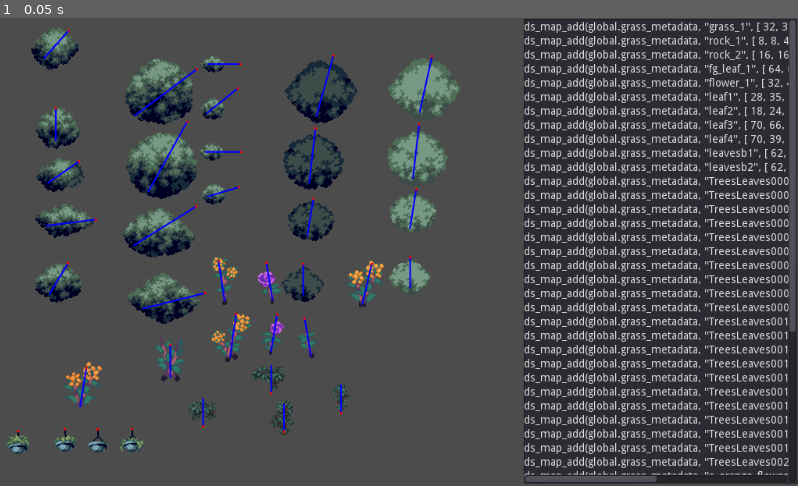
Above: before the commit, frame 1.
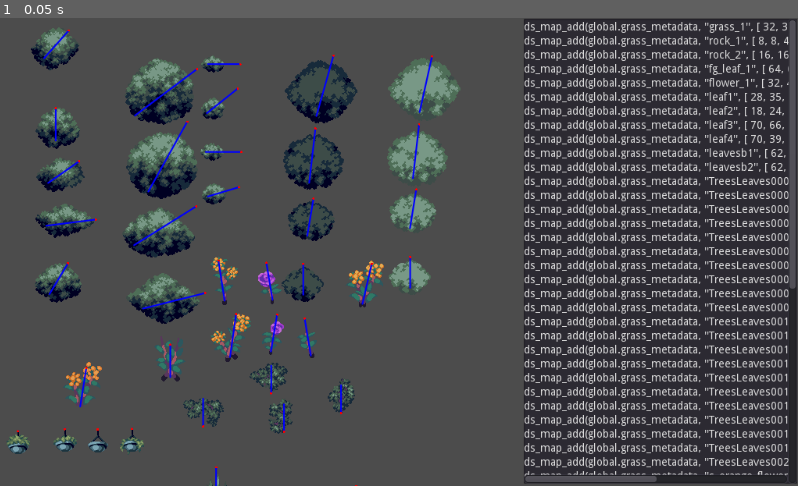
Above: after the commit, the same moment.

Repository: taedixon/vedge-godot-tool
Game: Godot game, scene res://scenes/asset_metadata.tscn
Two runs of this game, one before a commit and one after it. Both use one fixed random seed, a clock stepped at 60 frames per second and the inputs below. This scene is started directly instead of the project's main scene.
Inputs:
- Up to frame 1 (0.05 s): no input

The runs differ from the first frame. In frame 1, 0.5% of the frame differs, in the area x 22-100%, y 57-100%.

Commit message:
some stuff

Diff:
--- a/assets/flower.tscn
+++ b/assets/flower.tscn
@@ -1,7 +1,8 @@
 [gd_scene load_steps=3 format=2]
 
-[ext_resource path="res://img/flower_1.png" type="Texture" id=1]
+[ext_resource path="res://img/misc/flower_1.png" type="Texture" id=1]
 [ext_resource path="res://grass_asset.gd" type="Script" id=2]
+
 
 [node name="GrassSprite" type="Sprite"]
 texture = ExtResource( 1 )
--- a/assets/leaf1.tscn
+++ b/assets/leaf1.tscn
@@ -1,7 +1,8 @@
 [gd_scene load_steps=3 format=2]
 
-[ext_resource path="res://img/leaf1.png" type="Texture" id=1]
+[ext_resource path="res://img/misc/leaf1.png" type="Texture" id=1]
 [ext_resource path="res://grass_asset.gd" type="Script" id=2]
+
 
 [node name="leaf1" type="Sprite"]
 position = Vector2( 0.0417099, -0.14356 )
--- a/assets/leaf2.tscn
+++ b/assets/leaf2.tscn
@@ -1,7 +1,8 @@
 [gd_scene load_steps=3 format=2]
 
-[ext_resource path="res://img/leaf2.png" type="Texture" id=1]
+[ext_resource path="res://img/misc/leaf2.png" type="Texture" id=1]
 [ext_resource path="res://grass_asset.gd" type="Script" id=2]
+
 
 [node name="leaf2" type="Sprite"]
 position = Vector2( -0.196869, -0.0613708 )
--- a/assets/leaf3.tscn
+++ b/assets/leaf3.tscn
@@ -1,7 +1,8 @@
 [gd_scene load_steps=3 format=2]
 
-[ext_resource path="res://img/leaf3.png" type="Texture" id=1]
+[ext_resource path="res://img/misc/leaf3.png" type="Texture" id=1]
 [ext_resource path="res://grass_asset.gd" type="Script" id=2]
+
 
 [node name="leaf2" type="Sprite"]
 texture = ExtResource( 1 )
--- a/assets/leaf4.tscn
+++ b/assets/leaf4.tscn
@@ -1,7 +1,8 @@
 [gd_scene load_steps=3 format=2]
 
-[ext_resource path="res://img/leaf4.png" type="Texture" id=1]
+[ext_resource path="res://img/misc/leaf4.png" type="Texture" id=1]
 [ext_resource path="res://grass_asset.gd" type="Script" id=2]
+
 
 [node name="leaf2" type="Sprite"]
 texture = ExtResource( 1 )
--- a/assets/leavesb1.tscn
+++ b/assets/leavesb1.tscn
@@ -1,7 +1,8 @@
 [gd_scene load_steps=3 format=2]
 
-[ext_resource path="res://img/leavesb1.png" type="Texture" id=1]
+[ext_resource path="res://img/misc/leavesb1.png" type="Texture" id=1]
 [ext_resource path="res://grass_asset.gd" type="Script" id=2]
+
 
 [node name="leaf2" type="Sprite"]
 texture = ExtResource( 1 )
--- a/assets/leavesb2.tscn
+++ b/assets/leavesb2.tscn
@@ -1,7 +1,8 @@
 [gd_scene load_steps=3 format=2]
 
-[ext_resource path="res://img/leavesb2.png" type="Texture" id=1]
+[ext_resource path="res://img/misc/leavesb2.png" type="Texture" id=1]
 [ext_resource path="res://grass_asset.gd" type="Script" id=2]
+
 
 [node name="leaf2" type="Sprite"]
 position = Vector2( -15.0772, 13.4532 )
--- a/assets/real_grass.tscn
+++ b/assets/real_grass.tscn
@@ -1,7 +1,8 @@
 [gd_scene load_steps=3 format=2]
 
-[ext_resource path="res://img/grass_1.png" type="Texture" id=1]
+[ext_resource path="res://img/misc/grass_1.png" type="Texture" id=1]
 [ext_resource path="res://grass_asset.gd" type="Script" id=2]
+
 
 [node name="Sprite" type="Sprite"]
 texture = ExtResource( 1 )
--- a/assets/rock1.tscn
+++ b/assets/rock1.tscn
@@ -1,7 +1,8 @@
 [gd_scene load_steps=3 format=2]
 
-[ext_resource path="res://img/rock_1.png" type="Texture" id=1]
+[ext_resource path="res://img/misc/rock_1.png" type="Texture" id=1]
 [ext_resource path="res://grass_asset.gd" type="Script" id=2]
+
 
 [node name="GrassSprite" type="Sprite"]
 texture = ExtResource( 1 )
--- a/assets/rock2.tscn
+++ b/assets/rock2.tscn
@@ -1,7 +1,8 @@
 [gd_scene load_steps=3 format=2]
 
-[ext_resource path="res://img/rock_2.png" type="Texture" id=1]
+[ext_resource path="res://img/misc/rock_2.png" type="Texture" id=1]
 [ext_resource path="res://grass_asset.gd" type="Script" id=2]
+
 
 [node name="GrassSprite" type="Sprite"]
 texture = ExtResource( 1 )
--- a/assets/shitty_fg_leaf.tscn
+++ b/assets/shitty_fg_leaf.tscn
@@ -1,7 +1,8 @@
 [gd_scene load_steps=3 format=2]
 
-[ext_resource path="res://img/fg_leaf.png" type="Texture" id=1]
+[ext_resource path="res://img/misc/fg_leaf.png" type="Texture" id=1]
 [ext_resource path="res://grass_asset.gd" type="Script" id=2]
+
 
 [node name="GrassSprite" type="Sprite"]
 texture = ExtResource( 1 )
--- a/scenes/asset_metadata.tscn
+++ b/scenes/asset_metadata.tscn
@@ -13,7 +13,7 @@
 [ext_resource path="res://img/matts_leaves/TreesLeaves0005.png" type="Texture" id=11]
 [ext_resource path="res://img/matts_leaves/TreesLeaves0016.png" type="Texture" id=12]
 [ext_resource path="res://img/matts_leaves/TreesLeaves0018.png" type="Texture" id=13]
-[ext_resource path="res://img/s_orange_flower.png" type="Texture" id=14]
+[ext_resource path="res://img/misc/s_orange_flower.png" type="Texture" id=14]
 [ext_resource path="res://img/matts_leaves/TreesLeaves0010.png" type="Texture" id=15]
 [ext_resource path="res://img/matts_leaves/TreesLeaves0006.png" type="Texture" id=16]
 [ext_resource path="res://img/matts_leaves/TreesLeaves0020.png" type="Texture" id=17]
@@ -35,21 +35,29 @@
 [ext_resource path="res://assets/leaf4.tscn" type="PackedScene" id=33]
 [ext_resource path="res://assets/leaf1.tscn" type="PackedScene" id=34]
 [ext_resource path="res://assets/leavesb2.tscn" type="PackedScene" id=35]
-[ext_resource path="res://img/Ivy_02.png" type="Texture" id=36]
-[ext_resource path="res://img/Ivy_03.png" type="Texture" id=37]
-[ext_resource path="res://img/Ivy_04.png" type="Texture" id=38]
-[ext_resource path="res://img/Ivy_01.png" type="Texture" id=39]
-[ext_resource path="res://img/s_succulent_1.png" type="Texture" id=40]
-[ext_resource path="res://img/s_rose_1.png" type="Texture" id=41]
-[ext_resource path="res://img/s_succulent_2.png" type="Texture" id=42]
-[ext_resource path="res://img/s_cluster_flower_3.png" type="Texture" id=43]
-[ext_resource path="res://img/s_cluster_flower_1.png" type="Texture" id=44]
-[ext_resource path="res://img/s_cluster_flower_2.png" type="Texture" id=45]
-[ext_resource path="res://img/s_rose_2.png" type="Texture" id=46]
-[ext_resource path="res://img/s_hanging_plants_02.png" type="Texture" id=47]
-[ext_resource path="res://img/s_hanging_plants_04.png" type="Texture" id=48]
-[ext_resource path="res://img/s_hanging_plants_01.png" type="Texture" id=49]
-[ext_resource path="res://img/s_hanging_plants_03.png" type="Texture" id=50]
+[ext_resource path="res://img/grass_batch/Ivy_04.png" type="Texture" id=36]
+[ext_resource path="res://img/grass_batch/s_pot_leaves_03.png" type="Texture" id=37]
+[ext_resource path="res://img/grass_batch/s_pot_leaves_02.png" type="Texture" id=38]
+[ext_resource path="res://img/grass_batch/s_pot_leaves_04.png" type="Texture" id=39]
+[ext_resource path="res://img/misc/s_succulent_1.png" type="Texture" id=40]
+[ext_resource path="res://img/misc/s_rose_1.png" type="Texture" id=41]
+[ext_resource path="res://img/misc/s_succulent_2.png" type="Texture" id=42]
+[ext_resource path="res://img/misc/s_cluster_flower_3.png" type="Texture" id=43]
+[ext_resource path="res://img/misc/s_cluster_flower_1.png" type="Texture" id=44]
+[ext_resource path="res://img/misc/s_cluster_flower_2.png" type="Texture" id=45]
+[ext_resource path="res://img/misc/s_rose_2.png" type="Texture" id=46]
+[ext_resource path="res://img/misc/s_hanging_plants_02.png" type="Texture" id=47]
+[ext_resource path="res://img/misc/s_hanging_plants_04.png" type="Texture" id=48]
+[ext_resource path="res://img/misc/s_hanging_plants_01.png" type="Texture" id=49]
+[ext_resource path="res://img/misc/s_hanging_plants_03.png" type="Texture" id=50]
+[ext_resource path="res://img/grass_batch/Ivy_03.png" type="Texture" id=51]
+[ext_resource path="res://img/grass_batch/s_grass_prop_01.png" type="Texture" id=52]
+[ext_resource path="res://img/grass_batch/s_grass_prop_02.png" type="Texture" id=53]
+[ext_resource path="res://img/grass_batch/s_pot_leaves_01.png" type="Texture" id=54]
+[ext_resource path="res://img/grass_batch/Ivy_02.png" type="Texture" id=55]
+[ext_resource path="res://img/grass_batch/Ivy_01.png" type="Texture" id=56]
+[ext_resource path="res://img/grass_batch/s_grass_prop_03.png" type="Texture" id=57]
+[ext_resource path="res://img/grass_batch/s_grass_prop_04.png" type="Texture" id=58]
 
 [node name="Node2D" type="Node2D"]
 script = ExtResource( 23 )
@@ -282,7 +290,7 @@
 
 [node name="Ivy_01" type="Sprite" parent="assets"]
 position = Vector2( 366.026, 494.677 )
-texture = ExtResource( 39 )
+texture = ExtResource( 56 )
 centered = false
 offset = Vector2( -33.8381, -14.5165 )
 script = ExtResource( 24 )
@@ -291,7 +299,7 @@
 
 [node name="Ivy_02" type="Sprite" parent="assets"]
 position = Vector2( 439.094, 470.163 )
-texture = ExtResource( 36 )
+texture = ExtResource( 55 )
 centered = false
 offset = Vector2( -31.4764, -17.3244 )
 script = ExtResource( 24 )
@@ -300,7 +308,7 @@
 
 [node name="Ivy_03" type="Sprite" parent="assets"]
 position = Vector2( 349.763, 445.179 )
-texture = ExtResource( 37 )
+texture = ExtResource( 51 )
 centered = false
 offset = Vector2( -34.2047, -18.473 )
 script = ExtResource( 24 )
@@ -309,7 +317,7 @@
 
 [node name="Ivy_04" type="Sprite" parent="assets"]
 position = Vector2( 262.553, 487.605 )
-texture = ExtResource( 38 )
+texture = ExtResource( 36 )
 centered = false
 offset = Vector2( -32.5212, -18.7302 )
 script = ExtResource( 24 )
@@ -403,6 +411,70 @@
 offset = Vector2( -19.923, 0 )
 script = ExtResource( 24 )
 weight_end = Vector2( 0, 1 )
+
+[node name="pot_leaves_01" type="Sprite" parent="assets"]
+position = Vector2( 279.16, 626.037 )
+texture = ExtResource( 54 )
+centered = false
+offset = Vector2( -16.1386, -43.1243 )
+script = ExtResource( 24 )
+weight_end = Vector2( 0, -50 )
+
+[node name="pot_leaves_02" type="Sprite" parent="assets"]
+position = Vector2( 223.865, 665.722 )
+texture = ExtResource( 38 )
+centered = false
+offset = Vector2( -16.1386, -40.7432 )
+script = ExtResource( 24 )
+weight_end = Vector2( 0, -40 )
+
+[node name="pot_leaves_03" type="Sprite" parent="assets"]
+position = Vector2( 275.72, 708.052 )
+texture = ExtResource( 37 )
+centered = false
+offset = Vector2( -15.3449, -41.2723 )
+script = ExtResource( 24 )
+weight_end = Vector2( 0, -40 )
+
+[node name="pot_leaves_04" type="Sprite" parent="assets"]
+position = Vector2( 325.988, 653.287 )
+texture = ExtResource( 39 )
+centered = false
+offset = Vector2( -15.3449, -29.1022 )
+script = ExtResource( 24 )
+weight_end = Vector2( 0, -40 )
+
+[node name="grass_prop_01" type="Sprite" parent="assets"]
+position = Vector2( 413.56, 682.919 )
+texture = ExtResource( 52 )
+centered = false
+offset = Vector2( -15.8741, -42.3306 )
+script = ExtResource( 24 )
+weight_end = Vector2( 0, -36 )
+
+[node name="grass_prop_02" type="Sprite" parent="assets"]
+position = Vector2( 458.536, 636.355 )
+texture = ExtResource( 53 )
+centered = false
+offset = Vector2( -17.4615, -39.1558 )
+script = ExtResource( 24 )
+weight_end = Vector2( 0, -36 )
+
+[node name="grass_prop_03" type="Sprite" parent="assets"]
+position = Vector2( 455.626, 725.778 )
+texture = ExtResource( 57 )
+centered = false
+offset = Vector2( -16.4032, -37.3039 )
+script = ExtResource( 24 )
+weight_end = Vector2( 0, -36 )
+
+[node name="grass_prop_04" type="Sprite" parent="assets"]
+position = Vector2( 505.364, 681.596 )
+texture = ExtResource( 58 )
+centered = false
+offset = Vector2( -17.1969, -40.2141 )
+script = ExtResource( 24 )
+weight_end = Vector2( 0, -36 )
 
 [node name="output" type="TextEdit" parent="."]
 margin_left = 673.0
--- /dev/null
+++ b/scenes/gms_map.gd
@@ -0,0 +1,30 @@
+extends Node2D
+
+
+# Declare member variables here. Examples:
+var _roomdata = null
+export (String) var room_path setget set_room_path
+
+
+# Called when the node enters the scene tree for the first time.
+func _ready():
+	pass # Replace with function body.
+
+func set_room_path(p):
+	room_path = p
+	if typeof(room_path) == TYPE_STRING:
+		_roomdata = load_room_data(room_path)
+
+func load_room_data(path):
+	var f = File.new()
+	f.open(path, File.READ)
+	var content = f.get_as_text()
+	var parsed = JSON.parse(content)
+	if parsed.error == OK:
+		_roomdata = parsed.result
+		populate_map(_roomdata)
+	else:
+		print(parsed.error_string)
+
+func populate_map(roomdata):
+	pass
--- /dev/null
+++ b/scenes/gms_map.tscn
@@ -0,0 +1,8 @@
+[gd_scene load_steps=2 format=2]
+
+[ext_resource path="res://scenes/gms_map.gd" type="Script" id=1]
+
+[node name="gms_map" type="Node2D"]
+script = ExtResource( 1 )
+
+[node name="tile_layers" type="Node2D" parent="."]
--- a/scenes/hsl_editor.tscn
+++ b/scenes/hsl_editor.tscn
@@ -315,6 +315,7 @@
 __meta__ = {
 "_edit_use_anchors_": false
 }
+
 [connection signal="value_changed" from="panel/margin/list/slider_hue" to="." method="on_hue_changed"]
 [connection signal="value_changed" from="panel/margin/list/slider_sat" to="." method="on_sat_changed"]
 [connection signal="value_changed" from="panel/margin/list/slider_light" to="." method="_on_lightness_changed"]
--- /dev/null
+++ b/scenes/light_editor.tscn
@@ -0,0 +1,8 @@
+[gd_scene load_steps=2 format=2]
+
+[ext_resource path="res://scenes/gms_map.tscn" type="PackedScene" id=1]
+
+[node name="light_editor" type="Node2D"]
+
+[node name="gms_map" parent="." instance=ExtResource( 1 )]
+room_path = "C:\\Users\\Noxid\\Documents\\dev\\GitHub\\Unmend-Project\\VernalEdge\\rooms\\arboretum_new_mainhall\\arboretum_new_mainhall.yy"
Not shown, removed: img/Ivy_01.png.import
Not shown, removed: img/Ivy_02.png.import
Not shown, removed: img/Ivy_03.png.import
Not shown, removed: img/Ivy_04.png.import
Not shown, removed: img/base_tree.png.import
Not shown, removed: img/fg_leaf.png.import
Not shown, removed: img/flower_1.png.import
Not shown, removed: img/grass_1.png.import
Binary file added: img/grass_batch/Ivy_01.png
Not shown, added: img/grass_batch/Ivy_01.png.import
Binary file added: img/grass_batch/Ivy_02.png
Not shown, added: img/grass_batch/Ivy_02.png.import
(and 97 more such lines)
